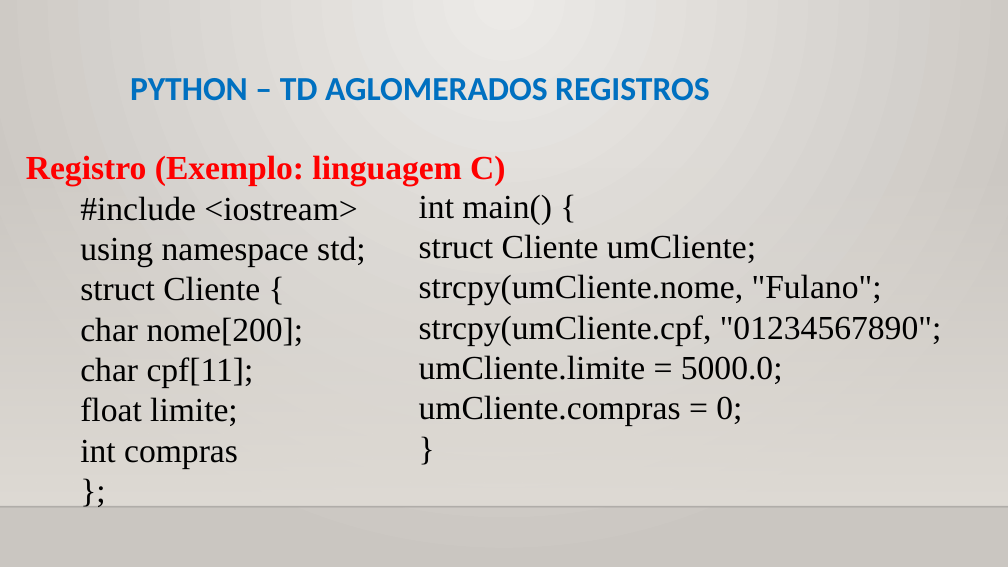
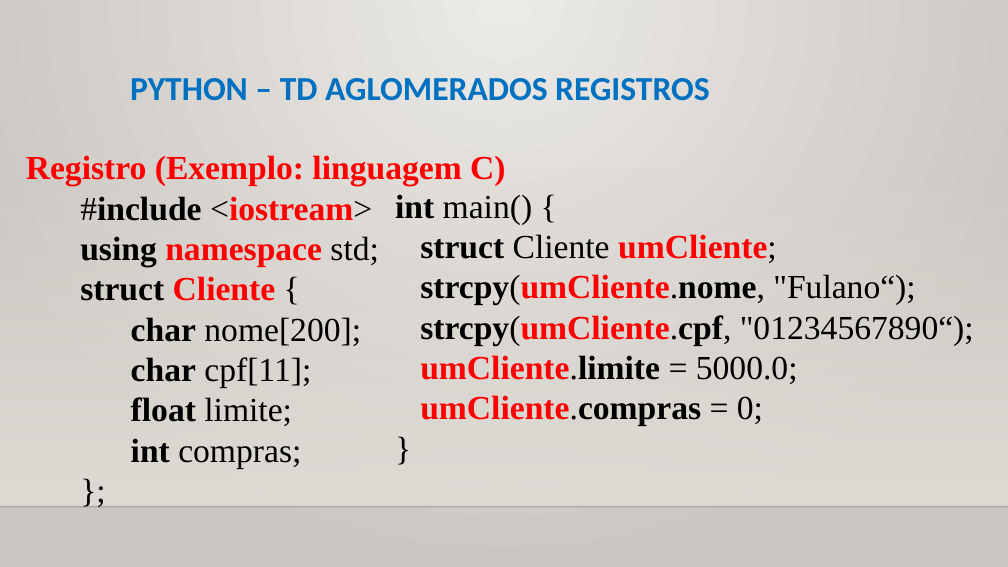
Before and after one commit to CloudEducationBrazil/WydenPythonParadigmas, a slide deck: slide 11 of 01 Classes/Aula 07 Programação Python - Tipos de Dados Aglomerados.pptx. Drawn at 1008x567 pixels with LibreOffice and Linux fonts; fonts in the diff are those of the drawing; background and template pictures are left out. Boxes give left, top, right and bottom in pixels: in the first picture for what was removed or moved away, otherwise in the second. Text is boxed around its words. In the diff, an @@ line names an element or a change of style, - is before the commit and + after.

Commit message:
PPTs Aulas 2 a 8 Python 24/08/2022

```diff
--- a/01 Classes/Aula 07 Programação Python - Tipos de Dados Aglomerados.pptx
+++ b/01 Classes/Aula 07 Programação Python - Tipos de Dados Aglomerados.pptx
@@ text "int main() {": place and size @@
-text "int main() {" at box(419, 195, 942, 426)
+text "int main() {" at box(395, 194, 974, 426)
@@ text at box(80, 196, 379, 426): text colour #000000 to #FF0000 in "<iostream>", "namespace", "Cliente"; bold on in "#include <iostream>", "using namespace", "struct Cliente", "char" and 2 more places @@
@@ text at box(395, 194, 798, 426): bold on in "int", "struct umCliente;", "umCliente.limite", "umCliente.compras"; text colour #000000 to #FF0000 in "umCliente;", "umCliente.limite", "umCliente.compras" @@
@@ text at box(420, 274, 974, 345): text changed; bold on @@
-strcpy(umCliente.nome, "Fulano";
-strcpy(umCliente.cpf, "01234567890";
+strcpy(umCliente.nome, "Fulano“);
+strcpy(umCliente.cpf, "01234567890“);
@@ text at box(131, 438, 301, 468): text changed @@
-int compras
+int compras;
```
Also in this commit, not shown: 4 other slides changed, 5 other files.
